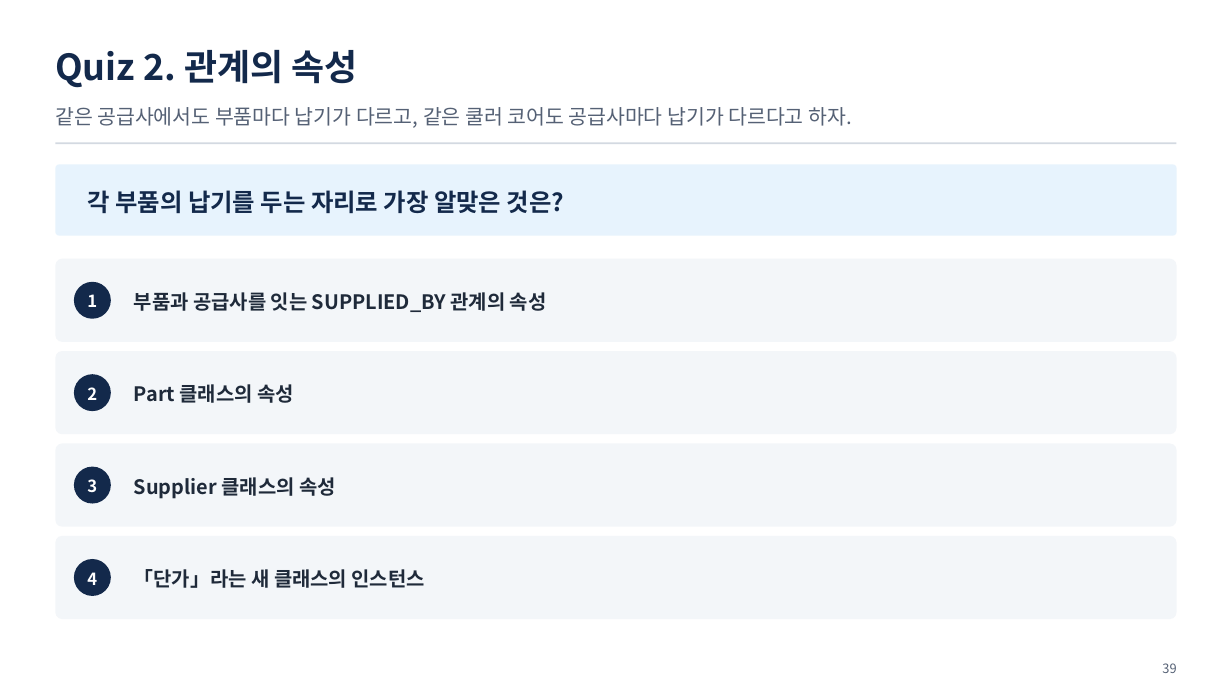
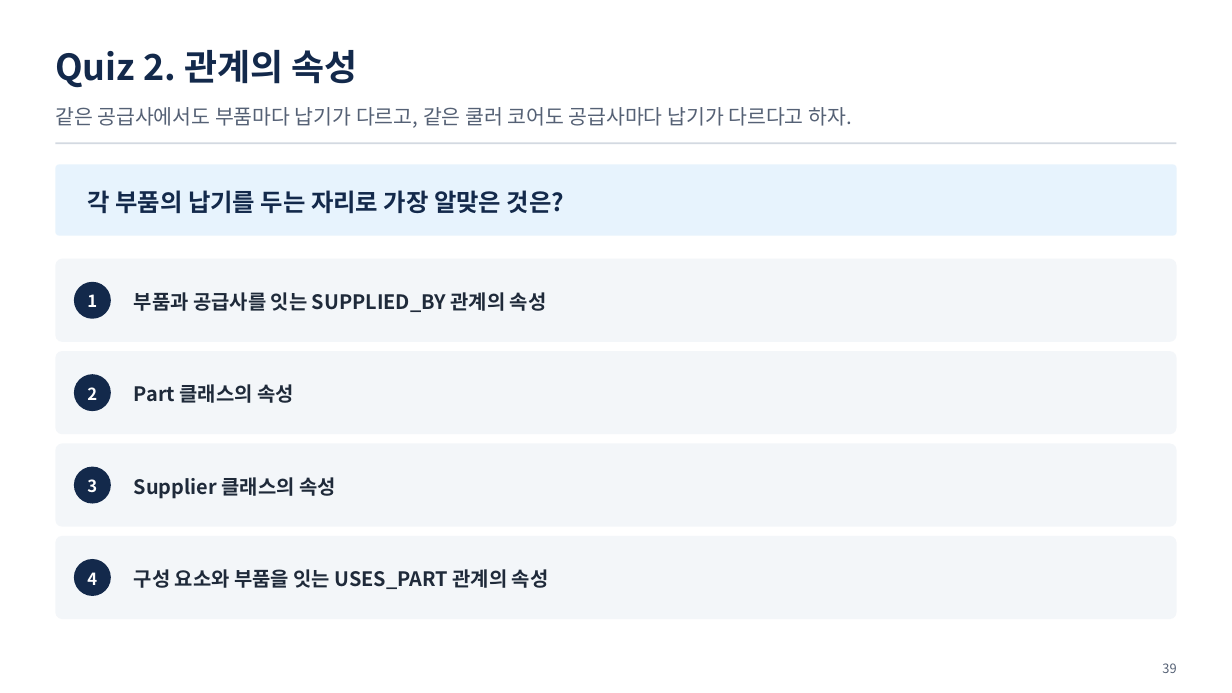
Before and after one commit to uengine-oss/hyd-iot-edu, a slide deck: slide 39 of workspace/강의제작/산출물/통합반/이론_오프라인/02회차/통합반_오프라인_02회차.pptx. Drawn at 1232x693 pixels with LibreOffice and Linux fonts; fonts in the diff are those of the drawing. Boxes give left, top, right and bottom in pixels: in the first picture for what was removed or moved away, otherwise in the second. Text is boxed around its words. In the diff, an @@ line names an element or a change of style, - is before the commit and + after.

```diff
--- a/workspace/강의제작/산출물/통합반/이론_오프라인/02회차/통합반_오프라인_02회차.pptx
+++ b/workspace/강의제작/산출물/통합반/이론_오프라인/02회차/통합반_오프라인_02회차.pptx
@@ text at [134,569,549,589]: text changed @@
-「단가」라는 새 클래스의 인스턴스
+구성 요소와 부품을 잇는 USES_PART 관계의 속성
```
Also in this commit, not shown: 3 other slides changed, 12 other files.
